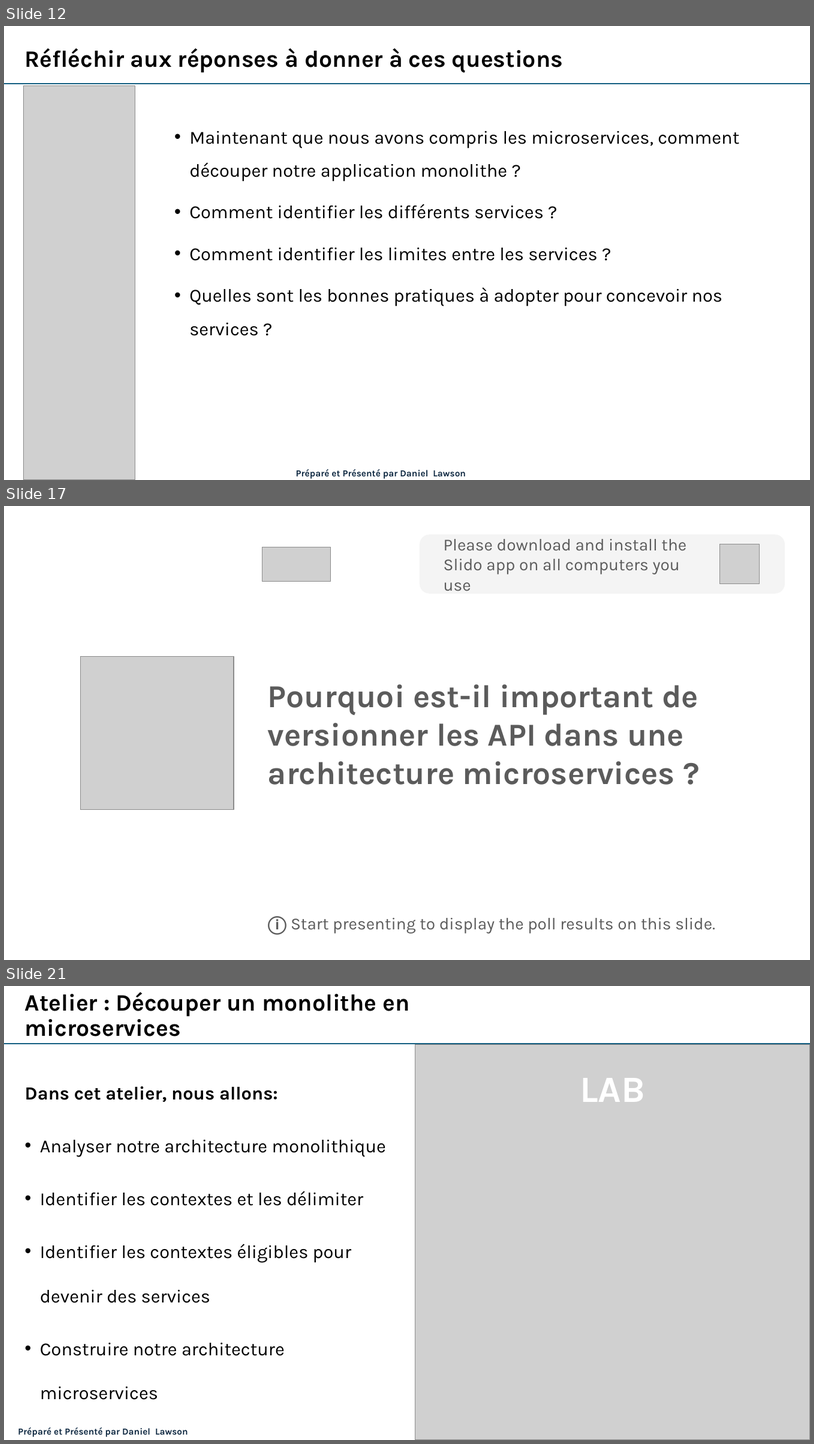
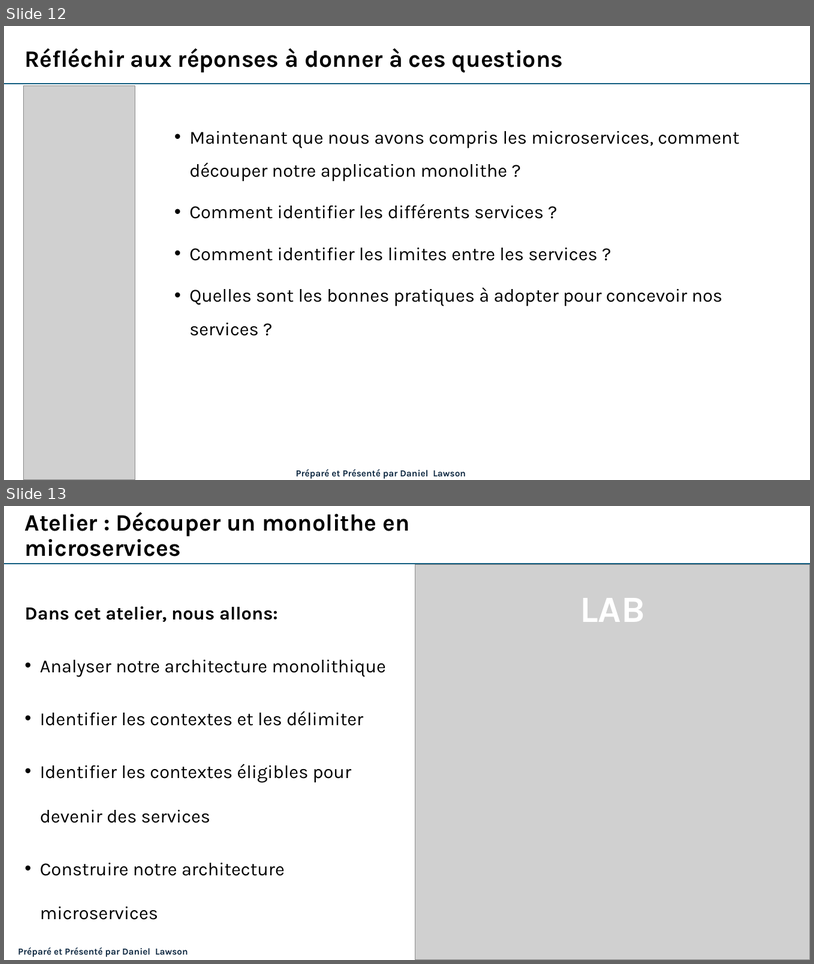
Before and after one commit to danylaws/microservices-course-efrei, a slide deck: Mod-2_Conception-des-microservices/Mod-2_Conception-des-microservices.pptx. Shown one above the other, each under a label of ours: slides 12, 17 and 21 before the commit, slides 12 and 13 after it; the slides between them are not shown. The pictures are 814x1444 and 814x964 pixels, drawn with LibreOffice and Linux fonts; fonts in the diff are those of the drawing; grey boxes stand for pictures. Boxes give left, top, right and bottom in pixels: in the first picture for what was removed or moved away, otherwise in the second. Text is boxed around its words. In the diff, an @@ line names an element or a change of style, - is before the commit and + after.

```diff
--- a/Mod-2_Conception-des-microservices/Mod-2_Conception-des-microservices.pptx
+++ b/Mod-2_Conception-des-microservices/Mod-2_Conception-des-microservices.pptx
@@ slide 17 removed at (x1=4, y1=506, x2=810, y2=960), background #FFFFFF @@
@@ rounded rectangle removed at (x1=420, y1=534, x2=786, y2=593) @@
-Please download and install the Slido app on all computers you use
@@ picture removed at (x1=263, y1=547, x2=330, y2=582) @@
@@ picture removed at (x1=720, y1=544, x2=759, y2=583) @@
@@ picture removed at (x1=81, y1=656, x2=234, y2=809) @@
@@ rectangle removed at (x1=263, y1=676, x2=746, y2=790) @@
-Pourquoi est-il important de versionner les API dans une architecture microservices ?
@@ text removed at (x1=268, y1=916, x2=716, y2=934) @@
-ⓘ Start presenting to display the poll results on this slide.
@@ what was slide 21 is now slide 13 @@
```
Also in this commit, not shown: 1 slide added, 7 other slides removed, 1 other file.
